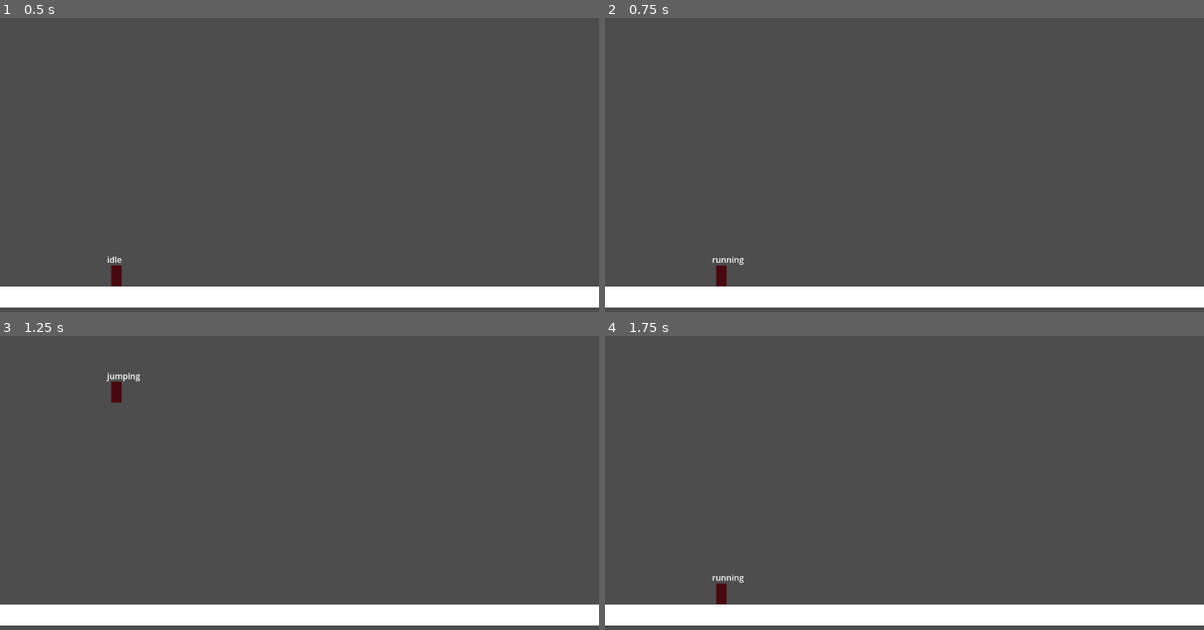
Above: before the commit, frames 1-4 (two rows, left to right).
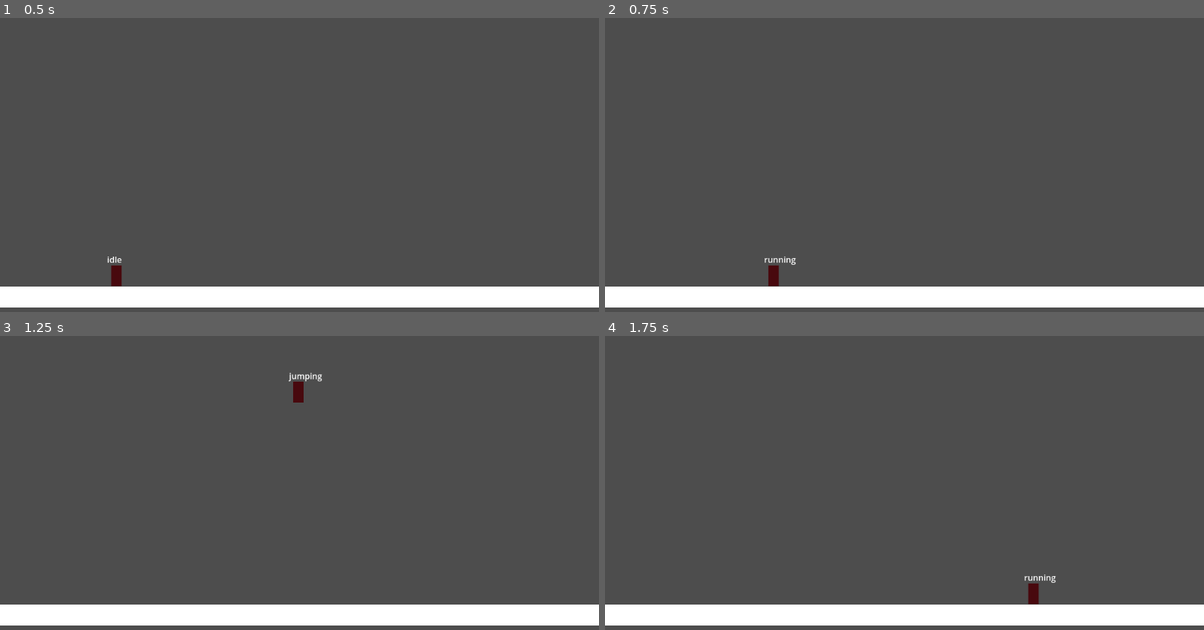
Above: after the commit, the same moments.

Repository: rojasreinold/10-game-challenge
Game: Godot game, scene res://main.tscn
The game is run twice, just before and just after one commit, with the same random seed, the same clock (stepped at 60 frames per second) and the same inputs.
Inputs:
- Up to frame 1 (0.5 s): no input
- Up to frame 2 (0.75 s): hold D (move_right) from 0.53 s (still down)
- Up to frame 3 (1.25 s): keep holding D (move_right); tap W (jump) at 0.77 s
- Up to frame 4 (1.75 s): keep holding D (move_right); tap W (jump) at 1.52 s

Frame 1 is identical in both runs. In frame 2, 0.4% of the frame differs, in the area x 17-32%, y 81-92%; in frame 3, 0.4%, in the area x 17-54%, y 12-23%; in frame 4, 0.4%.

Commit message:
basic states working

Diff:
--- a/3.1-state-machine/player.gd
+++ b/3.1-state-machine/player.gd
@@ -25,14 +25,18 @@
 	var input_direction_x: int = Input.get_axis("move_left", "move_right")
 	if state in GROUND_STATES and Input.is_action_just_pressed("jump"):
 		state = States.JUMPING
-	elif state in GROUND_STATES and not is_on_floor():
+	elif ((state in GROUND_STATES and not is_on_floor()) or
+		(state == States.JUMPING and velocity.y > 0)
+		):
 		state = States.FALLING
+
 	elif is_on_floor():
 		if input_direction_x != 0.0:
 			state = States.RUNNING
 		else:
 			state = States.IDLE
-
+	if state in [States.RUNNING, States.JUMPING, States.FALLING]:
+		velocity.x = input_direction_x * speed
 
 	#if not is_on_floor():
 		#velocity += get_gravity() * delta
